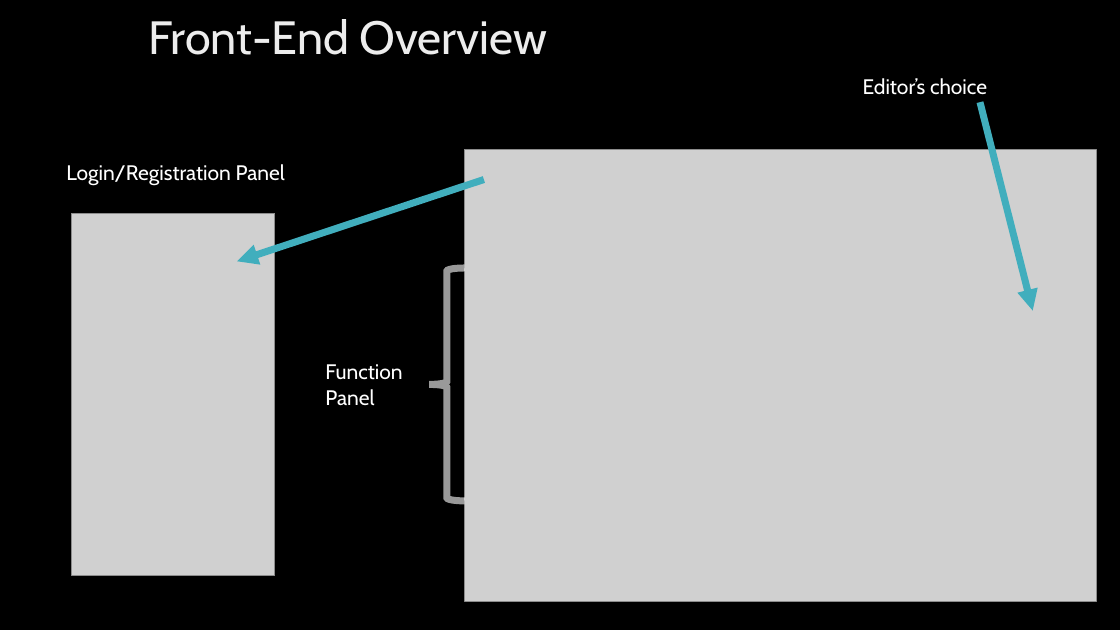
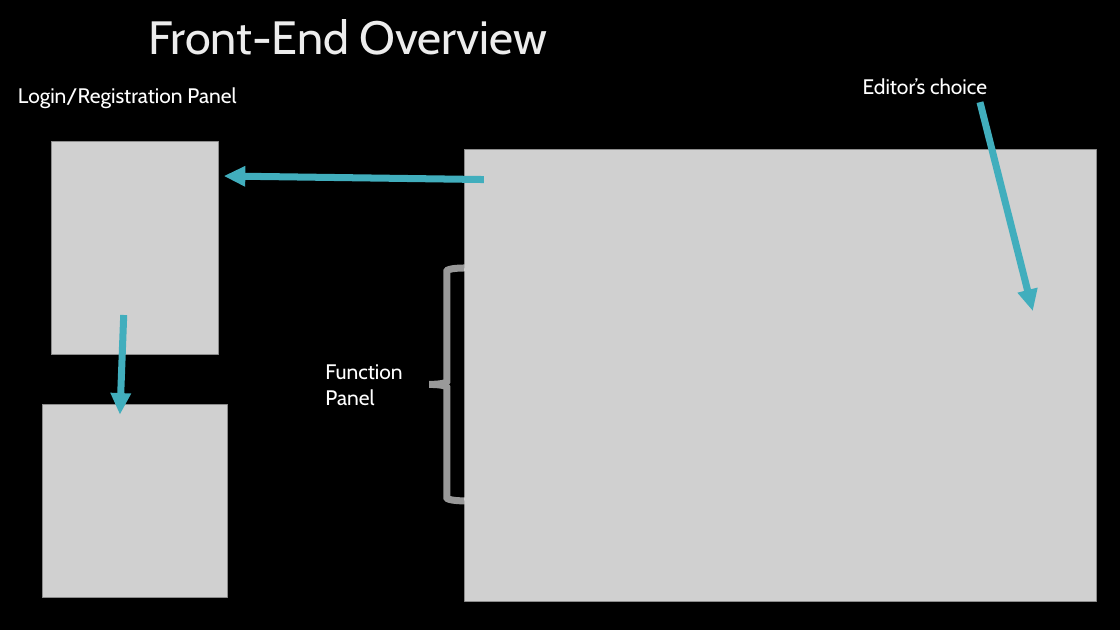
Before and after one commit to thcui/book-exchange, a slide deck: slide 3 of presentation-book-exchange.pptx. Drawn at 1120x630 pixels with LibreOffice and Linux fonts; fonts in the diff are those of the drawing; grey boxes stand for pictures; background and template pictures are left out. Boxes give left, top, right and bottom in pixels: in the first picture for what was removed or moved away, otherwise in the second. Text is boxed around its words. In the diff, an @@ line names an element or a change of style, - is before the commit and + after.

```diff
--- a/presentation-book-exchange.pptx
+++ b/presentation-book-exchange.pptx
@@ text "Login/Registration Panel": place and size @@
-text "Login/Registration Panel" at box(66, 164, 285, 186)
+text "Login/Registration Panel" at box(18, 87, 236, 109)
@@ picture added at box(51, 141, 218, 355) @@
@@ arrow moved from (484, 180) - (237, 261) to (484, 180) - (224, 176) @@
@@ picture removed at box(71, 213, 275, 576) @@
@@ arrow added from (124, 315) to (120, 414), #41AEBD 6 pt @@
@@ picture added at box(42, 404, 227, 597) @@
```
Also in this commit, not shown: 3 other slides changed, 1 slide added, 1 slide removed, 1 other file.
